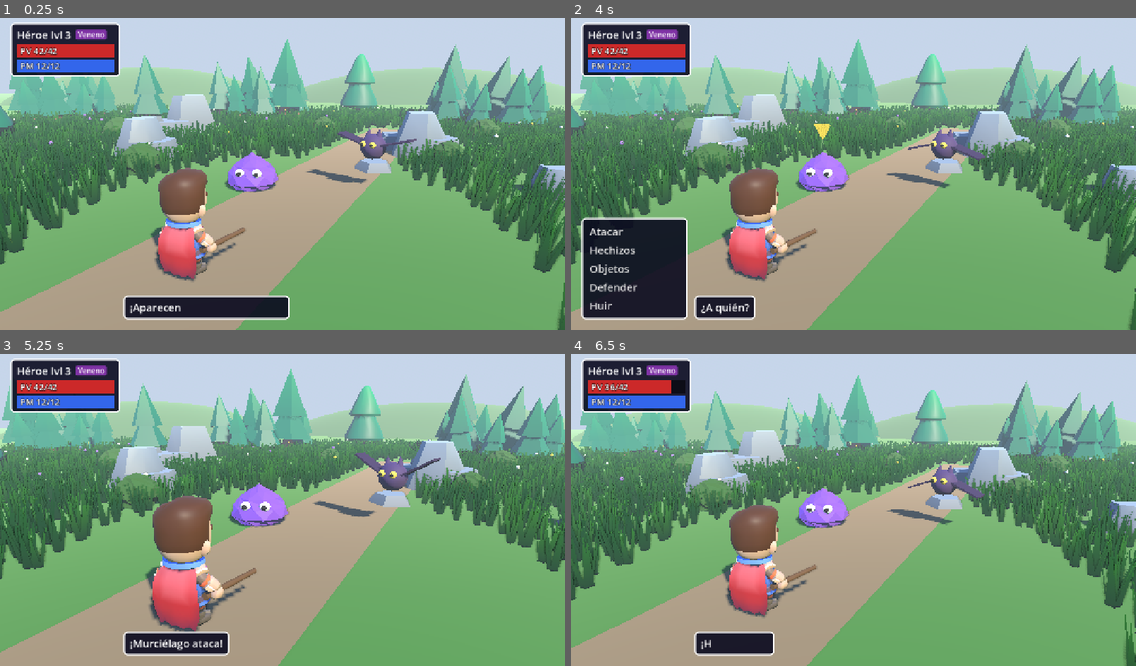
Above: before the commit, frames 1-4 (two rows, left to right).
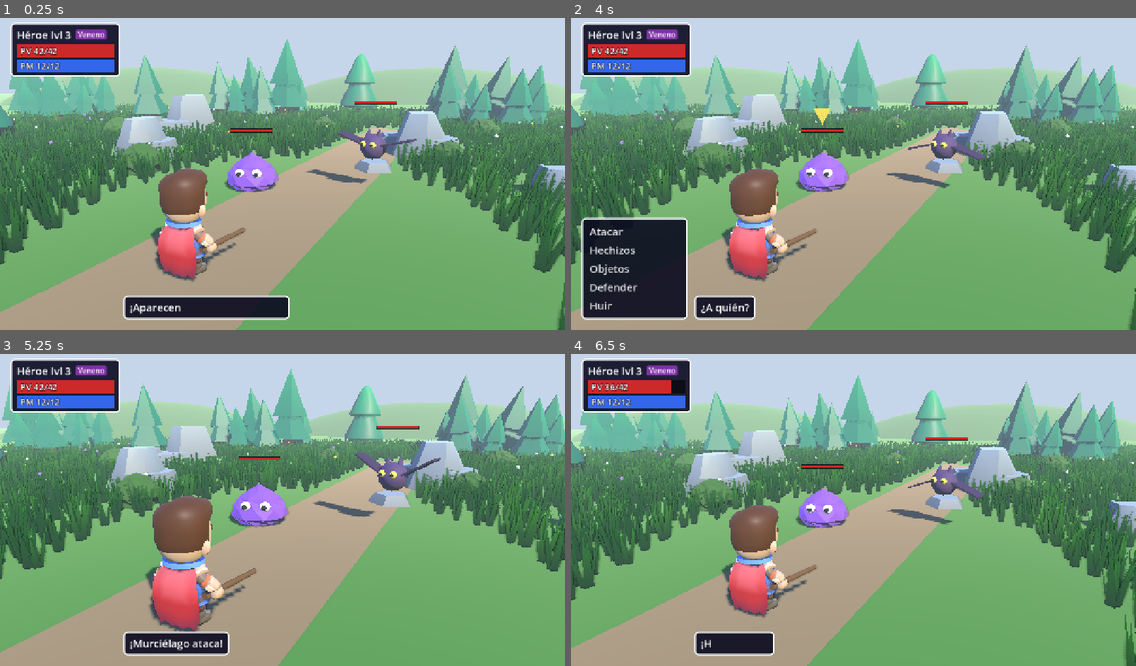
Above: after the commit, the same moments.

Repository: apergas/rpg-turnos
Game: Godot game, scene res://scenes/battle/battle_scene.tscn
The game is run twice, just before and just after one commit, with the same random seed, the same clock (stepped at 60 frames per second) and the same inputs. This scene is started directly instead of the project's main scene.
Inputs (mouse positions are in pixels of both pictures, inside the frame that each line leads up to):
- Up to frame 1 (0.25 s): no input
- Up to frame 2 (4 s): tap Enter (ui_accept) at 0.5, 0.77, 1.07, 3.77 s; move the mouse to (977, 155) at 0.52 s; hold D 0.53-1.25 s; tap Keypad Enter at 0.6 s; click (977, 155) at 0.67 s; drag from (740, 186) to (825, 233) at 1.27 s; move the mouse to (910, 102) at 2.02 s; hold D 2.03-2.75 s; tap E at 2.1 s; click (910, 102) at 2.17 s; drag from (825, 233) to (684, 124) at 2.77 s; move the mouse to (1023, 217) at 3.52 s; hold A from 3.53 s (still down); tap Backspace at 3.6 s; click (1023, 217) at 3.67 s
- Up to frame 3 (5.25 s): tap Enter (ui_accept) at 4.07 s; release A at 4.25 s; drag from (113, 460) to (197, 428) at 4.27 s; move the mouse to (310, 506) at 5.02 s; hold S from 5.03 s (still down); tap P at 5.1 s; click (310, 506) at 5.17 s
- Up to frame 4 (6.5 s): release S at 5.75 s; drag from (768, 428) to (740, 522) at 5.77 s

The runs differ from the first frame. In frame 1, 0.2% of the frame differs, in the area x 40-71%, y 26-37%; in frame 2, 0.3%, in the area x 40-71%, y 26-39%; in frame 3, 0.2%; in frame 4, 0.2%.

Commit message:
Show a thin red life bar over every enemy in battle

Diff:
--- a/scripts/battle/battle_scene.gd
+++ b/scripts/battle/battle_scene.gd
@@ -26,6 +26,9 @@
 const CAMERA_FOV := 50.0
 ## How far the camera moves toward the target during an attack (0..1).
 const CAMERA_FOCUS := 0.18
+## How far over a figure's top its life bar floats; the target arrow goes above the bar.
+const BAR_GAP := 0.15
+const ARROW_GAP := 0.5
 const ARROW_COLOR := Color(1.0, 0.9, 0.3)
 ## A click this close (pixels) to an enemy aims at it.
 const PICK_RADIUS := 120.0
@@ -140,12 +143,22 @@
 	_result.continue_requested.connect(_finish)
 	engine = BattleEngine.new(hero, enemies, _rng, inventory)
 	_hud.set_engine(engine)
+	for i in _enemy_actors.size():
+		_hud.add_enemy_bar()
 	if _autoplay and not engine.has_boss():
 		_autoplay_battles += 1
 		_autoplay_flee = _autoplay_battles % AUTOPLAY_EVERY == 0
 		_autoplay_defend = _autoplay_battles % AUTOPLAY_EVERY == AUTOPLAY_DEFEND_AT
 	await _say(_intro_text())
 	_ask_command()
+
+
+## The life bars follow their figures on screen (camera moves and shakes included).
+func _process(_delta: float) -> void:
+	for i in _enemy_actors.size():
+		var actor := _enemy_actors[i]
+		var over := actor.global_position + Vector3.UP * (actor.top_height() + BAR_GAP)
+		_hud.place_enemy_bar(i, _camera.unproject_position(over))
 
 
 func _setup_standalone() -> void:
@@ -275,8 +288,7 @@
 			_sfx(SfxLibrary.HEAL)
 			_reset_camera()
 			await _actor(event.target).play_heal(event.amount)
-			if event.target == BattleEvent.HERO:
-				_hud.update_hp(event.hp_left, hero.max_hp)
+			_show_life(event.target, event.hp_left)
 			await _say("¡%s recupera %d PV!" % [
 				_fighter(event.target).display_name, event.amount])
 		BattleEvent.MP_HEAL:
@@ -305,8 +317,7 @@
 		BattleEvent.STATUS_TICK:
 			_sfx(SfxLibrary.HIT)
 			await _actor(event.target).play_status(STATUS_COLORS[event.status], event.amount)
-			if event.target == BattleEvent.HERO:
-				_hud.update_hp(event.hp_left, hero.max_hp)
+			_show_life(event.target, event.hp_left)
 			await _say("¡El veneno quita %d PV a %s!" % [event.amount,
 				_fighter(event.target).display_name])
 		BattleEvent.STATUS_OFF:
@@ -322,10 +333,13 @@
 			_sfx(SfxLibrary.ENCOUNTER)
 			_shake_camera()
 			await _actor(event.target).play_phase()
+			_show_life(event.target, event.hp_left)
 			await _say("¡La niebla envuelve %s!" % _to(boss))
 			await _say("¡%s se levanta con %d PV!" % [_cap(_the(boss)), event.hp_left])
 		BattleEvent.DEFEATED:
 			_show_arrow(-1)
+			if event.target != BattleEvent.HERO:
+				_hud.hide_enemy_bar(event.target)
 			await _actor(event.target).play_defeat()
 			if event.target == BattleEvent.HERO:
 				_music(MusicLibrary.DEFEAT)
@@ -370,8 +384,7 @@
 	else:
 		await _actor(event.target).play_hit(event.amount, event.crit, tag)
 	_reset_camera()
-	if event.target == BattleEvent.HERO:
-		_hud.update_hp(event.hp_left, hero.max_hp)
+	_show_life(event.target, event.hp_left)
 	if event.crit:
 		await _say("¡Golpe crítico!")
 	var target := _fighter(event.target)
@@ -381,6 +394,16 @@
 		BattleEvent.RESIST:
 			await _say("¡%s lo resiste!" % _cap(_the(target)))
 	await _say("¡%s recibe %d de daño!" % [target.display_name, event.amount])
+
+
+## The life left of a fighter as the events play it back: the hero's PV bar or the
+## enemy's thin bar (the engine has already resolved the whole round, so its HP can't be
+## read directly).
+func _show_life(who: int, hp_left: int) -> void:
+	if who == BattleEvent.HERO:
+		_hud.update_hp(hp_left, hero.max_hp)
+	else:
+		_hud.set_enemy_life(who, float(hp_left) / maxf(1.0, engine.enemies[who].max_hp))
 
 
 func _play_status_on(event: Dictionary) -> void:
@@ -425,6 +448,7 @@
 	var helper := engine.enemies[event.helper]
 	var actor := _spawn_actor(EnemyLibrary.look(helper.id), _slot(1, 2), HERO_POS)
 	_enemy_actors.append(actor)
+	_hud.add_enemy_bar()
 	await actor.play_appear()
 	await _say("¡Aparece %s %s!" % ["una" if helper.female else "un", helper.display_name])
 
@@ -508,7 +532,7 @@
 		_arrow.hide()
 		return
 	var actor := _enemy_actors[index]
-	_arrow.position = actor.position + Vector3(0, actor.top_height() + 0.1, 0)
+	_arrow.position = actor.position + Vector3(0, actor.top_height() + ARROW_GAP, 0)
 	_arrow.show()
 	_arrow_tween = create_tween().set_loops()
 	_arrow_tween.tween_interval(0.25)
--- a/scripts/ui/battle_hud.gd
+++ b/scripts/ui/battle_hud.gd
@@ -30,6 +30,9 @@
 ## Margin of the windows to the screen edges and gap between them.
 const EDGE := 24.0
 const GAP := 16.0
+## The thin bar over an enemy: its life left, no number.
+const ENEMY_BAR_SIZE := Vector2(96, 8)
+const ENEMY_BAR_BACK := Color(0.0, 0.0, 0.0, 0.7)
 ## Inner margins of every window: modest, the window hugs what it holds.
 const WINDOW_MARGIN := Vector2(14, 10)
 ## Seconds each step of demo() stays on screen.
@@ -64,6 +67,8 @@
 var _list: VBoxContainer
 var _message: Label
 var _audio: AudioDirector
+## The enemies' bars, by enemy index: [background ColorRect, its red fill ColorRect].
+var _enemy_bars: Array = []
 var _page := Page.NONE
 ## Buttons of the open list and the one under the cursor.
 var _rows: Array[Button] = []
@@ -115,6 +120,41 @@
 
 func update_mp(mp: int, max_mp: int) -> void:
 	_mp_bar.show_mp(mp, max_mp)
+
+
+## Adds the bar of the next enemy, full. BattleScene places it every frame (it follows the
+## figure on screen) and sets its life as the events play back.
+func add_enemy_bar() -> void:
+	var back := ColorRect.new()
+	back.color = ENEMY_BAR_BACK
+	back.size = ENEMY_BAR_SIZE
+	back.mouse_filter = Control.MOUSE_FILTER_IGNORE
+	add_child(back)
+	move_child(back, 0)  # under every window
+	var fill := ColorRect.new()
+	fill.color = StatBar.HP
+	fill.position = Vector2.ONE
+	fill.size = ENEMY_BAR_SIZE - Vector2(2, 2)
+	fill.mouse_filter = Control.MOUSE_FILTER_IGNORE
+	back.add_child(fill)
+	_enemy_bars.append([back, fill])
+
+
+## Centers enemy i's bar on a screen point.
+func place_enemy_bar(i: int, screen: Vector2) -> void:
+	var back: ColorRect = _enemy_bars[i][0]
+	back.position = (screen - ENEMY_BAR_SIZE / 2.0).round()
+
+
+## Shows how much life enemy i has left, 0..1.
+func set_enemy_life(i: int, ratio: float) -> void:
+	var fill: ColorRect = _enemy_bars[i][1]
+	fill.size.x = (ENEMY_BAR_SIZE.x - 2.0) * clampf(ratio, 0.0, 1.0)
+
+
+## A fallen enemy's bar goes away.
+func hide_enemy_bar(i: int) -> void:
+	(_enemy_bars[i][0] as ColorRect).hide()
 
 
 ## One colored badge per status the hero has.
@@ -510,6 +550,8 @@
 	message_window.size_flags_vertical = Control.SIZE_SHRINK_END
 	row.add_child(message_window)
 	_message = _label()
+	# Laid out with the whole text while it types, so the window doesn't grow letter by letter.
+	_message.visible_characters_behavior = TextServer.VC_CHARS_AFTER_SHAPING
 	message_window.add_child(_message)
 
 
